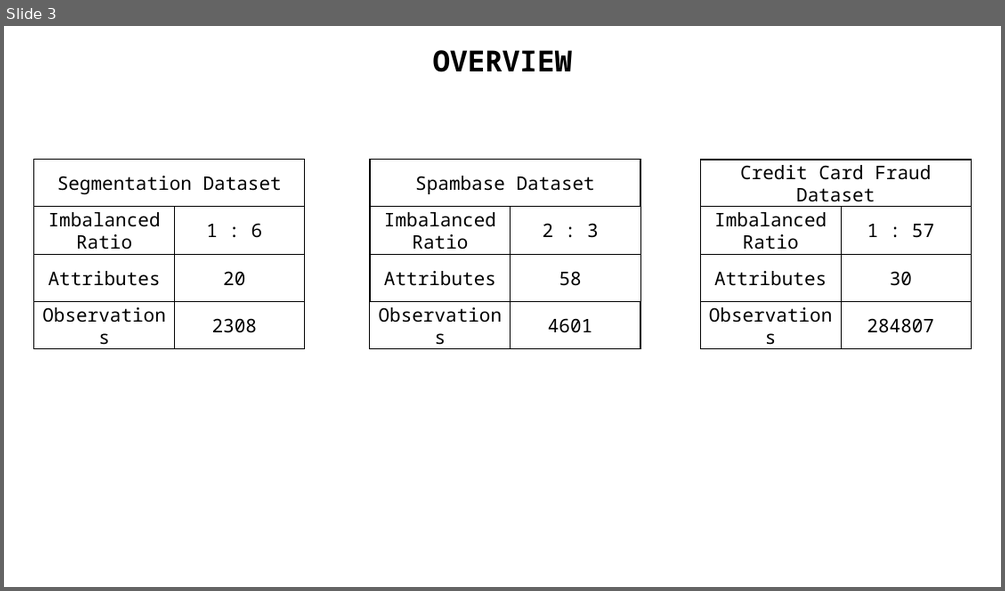
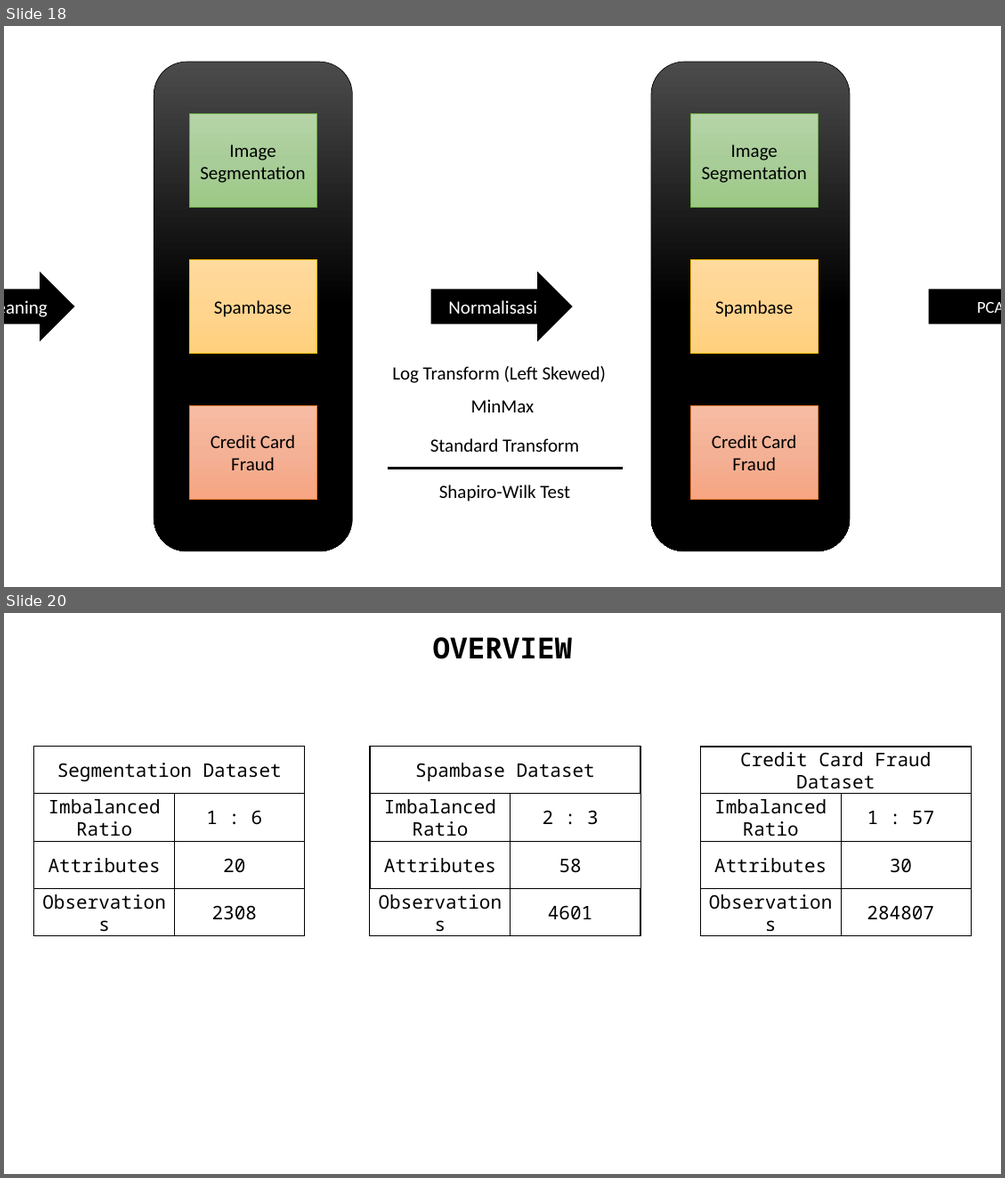
Before and after one commit to zkgz/skripsi, a slide deck: skripsi/Skripsi Pro/Presentation1.pptx. Shown one above the other, each under a label of ours: slide 3 before the commit, slides 18 and 20 after it; the slides between them are not shown. The pictures are 1005x591 and 1005x1178 pixels, drawn with LibreOffice and Linux fonts; fonts in the diff are those of the drawing. Boxes give left, top, right and bottom in pixels: in the first picture for what was removed or moved away, otherwise in the second. Text is boxed around its words. In the diff, an @@ line names an element or a change of style, - is before the commit and + after.

```diff
--- a/skripsi/Skripsi Pro/Presentation1.pptx
+++ b/skripsi/Skripsi Pro/Presentation1.pptx
@@ slide 18 added at (x1=4, y1=26, x2=1001, y2=587), background #FFFFFF @@
@@ rounded rectangle added at (x1=154, y1=62, x2=353, y2=552), fill gradient #4B4B4B to #000000, outline #000000 0.5 pt @@
@@ rounded rectangle added at (x1=651, y1=62, x2=850, y2=552), fill gradient #4B4B4B to #000000, outline #000000 0.5 pt @@
@@ rectangle added at (x1=189, y1=114, x2=316, y2=208), fill gradient #B5D5A7 to #AACE9A to #9CC987, outline #70AD47 0.5 pt, 18 pt, text #000000 @@
+Image Segmentation
@@ rectangle added at (x1=690, y1=114, x2=818, y2=208), fill gradient #B5D5A7 to #AACE9A to #9CC987, outline #70AD47 0.5 pt, 18 pt, text #000000 @@
+Image Segmentation
@@ rectangle added at (x1=189, y1=259, x2=316, y2=353), fill gradient #FFDB9E to #FFD590 to #FFD07C, outline #FFC000 0.5 pt, 18 pt, text #000000 @@
+Spambase
@@ rectangle added at (x1=690, y1=259, x2=818, y2=353), fill gradient #FFDB9E to #FFD590 to #FFD07C, outline #FFC000 0.5 pt, 18 pt, text #000000 @@
+Spambase
@@ right arrow added at (x1=4, y1=272, x2=74, y2=342), fill #000000, 18 pt, text #FFFFFF @@
+Data Cleaning
@@ right arrow added at (x1=431, y1=272, x2=573, y2=342), fill #000000, 18 pt, text #FFFFFF @@
+Normalisasi
@@ right arrow added at (x1=928, y1=272, x2=1001, y2=342), fill #000000, 16 pt, text #FFFFFF @@
+PCA
@@ text added at (x1=392, y1=366, x2=607, y2=383), 18 pt, text #000000 @@
+Log Transform (Left Skewed)
@@ text added at (x1=471, y1=399, x2=534, y2=412), 18 pt, text #000000 @@
+MinMax
@@ rectangle added at (x1=189, y1=405, x2=316, y2=499), fill gradient #F7BDA5 to #F5B196 to #F8A582, outline #ED7D31 0.5 pt, 18 pt, text #000000 @@
+Credit Card Fraud
@@ rectangle added at (x1=690, y1=405, x2=818, y2=499), fill gradient #F7BDA5 to #F5B196 to #F8A582, outline #ED7D31 0.5 pt, 18 pt, text #000000 @@
+Credit Card Fraud
@@ text added at (x1=430, y1=438, x2=579, y2=451), 18 pt, text #000000 @@
+Standard Transform
@@ line added from (388, 468) to (623, 468), #000000 3 pt @@
@@ text added at (x1=439, y1=484, x2=570, y2=501), 18 pt, text #000000 @@
+Shapiro-Wilk Test
@@ what was slide 3 is now slide 20 @@
```
Also in this commit, not shown: 1 slide changed, 18 other slides added, 2 slides removed, 6 other files.
